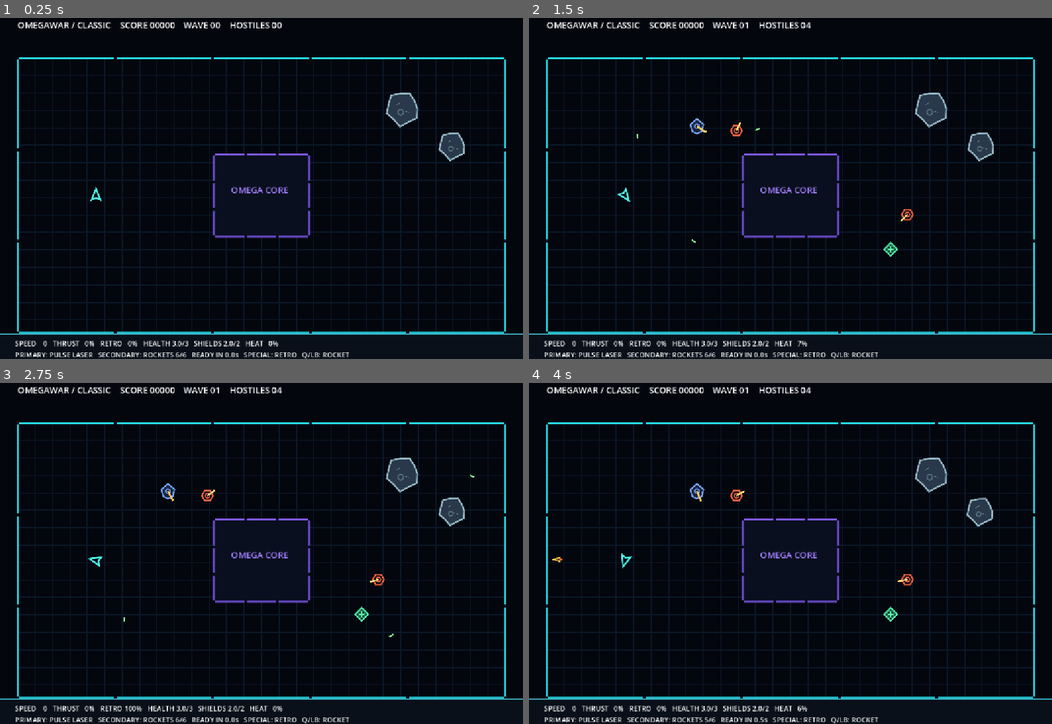
Above: before the commit, frames 1-4 (two rows, left to right).
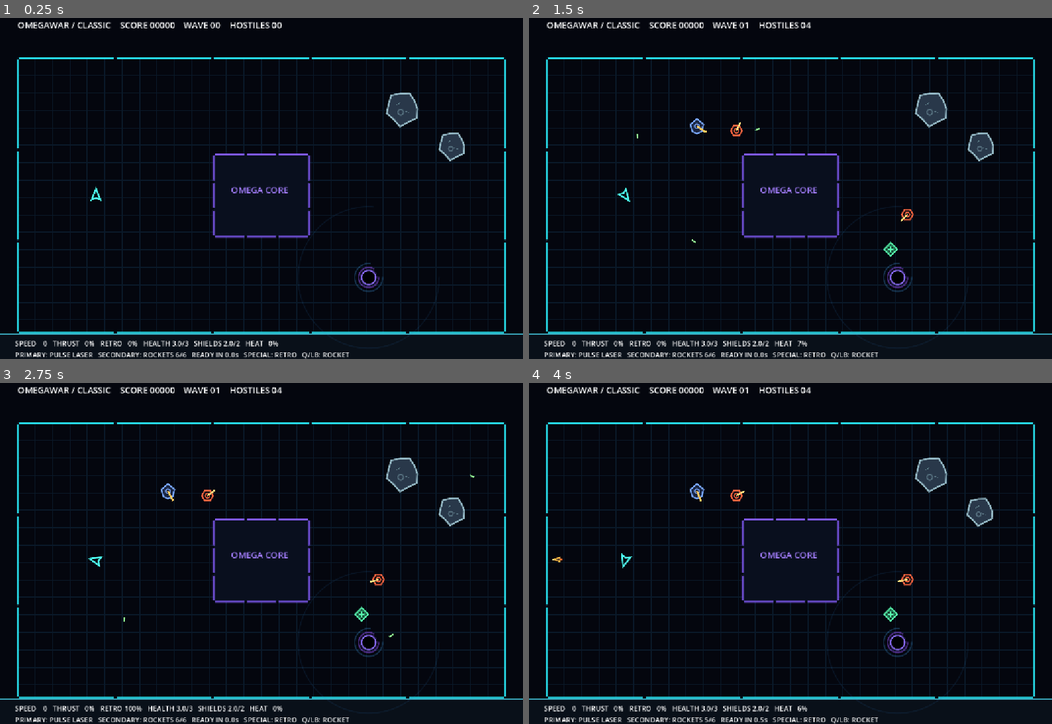
Above: after the commit, the same moments.

Repository: Jonty303/Project-OmegaWar
Game: Godot game, scene res://scenes/main.tscn
The game is run twice, just before and just after one commit, with the same random seed, the same clock (stepped at 60 frames per second) and the same inputs.
Inputs (mouse positions are in pixels of both pictures, inside the frame that each line leads up to):
- Up to frame 1 (0.25 s): no input
- Up to frame 2 (1.5 s): tap Enter (ui_accept) at 0.5, 0.77 s; move the mouse to (905, 168) at 0.52 s; hold D (turn_right) 0.53-1.25 s; hold Space (fire) 0.53-1.25 s; click (905, 168) at 0.67 s; drag from (685, 202) to (764, 253) at 1.27 s
- Up to frame 3 (2.75 s): tap Enter (ui_accept) at 2 s; move the mouse to (313, 471) at 2.02 s; hold D (turn_right) from 2.03 s (still down); hold Shift (special) from 2.03 s (still down)
- Up to frame 4 (4 s): release D (turn_right) at 2.75 s; release Shift (special) at 2.75 s; drag from (764, 618) to (633, 498) at 2.77 s; move the mouse to (947, 601) at 3.52 s; hold A (turn_left) from 3.53 s (still down); tap Q (fire_secondary) at 3.6 s; tap Enter (ui_accept) at 3.77 s

The runs differ from the first frame. In frame 1, 0.2% of the frame differs, in the area x 67-74%, y 71-81%; in frame 2, 0.2%; in frame 3, 0.2%; in frame 4, 0.2%.

Commit message:
Expose field acceleration and apply gentle gravity to moving asteroids

Diff:
--- a/scripts/arena.gd
+++ b/scripts/arena.gd
@@ -2,6 +2,7 @@
 
 const Projectile = preload("res://scripts/projectile.gd")
 const Asteroid = preload("res://scripts/asteroid.gd")
+const GravityWell = preload("res://scripts/gravity_well.gd")
 
 const BOUNDS := Rect2(40, 110, 1120, 630)
 const CORE := Rect2(490, 330, 220, 190)
@@ -16,6 +17,17 @@
 signal projectile_rebounded
 
 var asteroids: Array[Node2D] = []
+var gravity_well := GravityWell.new()
+
+func gravity_at(point: Vector2) -> Vector2:
+	return gravity_well.acceleration_at(point)
+
+func pull_body(body: Node2D, delta: float) -> void:
+	body.velocity += gravity_at(body.position) * delta
+
+func advance_gravity(delta: float) -> void:
+	gravity_well.advance(delta)
+
 var drone_bodies: Array[Node2D] = []
 
 func set_drone_bodies(bodies: Array[Node2D]) -> void:
@@ -88,6 +100,7 @@
 
 func _ready() -> void:
 	build_sections()
+	add_child(gravity_well)
 	spawn_asteroids()
 
 func spawn_asteroids() -> void:
@@ -130,6 +143,8 @@
 	# Heavy rocks drift under impulses; environmental resistance eventually
 	# settles them, unlike the player's frictionless inertial movement.
 	for rock in asteroids:
+		# Very heavy rocks feel only a quarter of the ship field pull.
+		rock.velocity += gravity_at(rock.position) * delta * 0.25
 		var speed: float = rock.velocity.length()
 		if speed < 0.06:
 			rock.velocity = Vector2.ZERO
